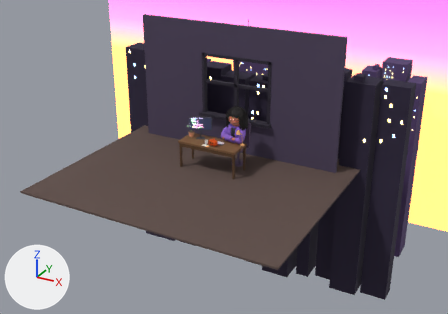
What one commit did to the Blender file reels/design-reel/episode.blend.
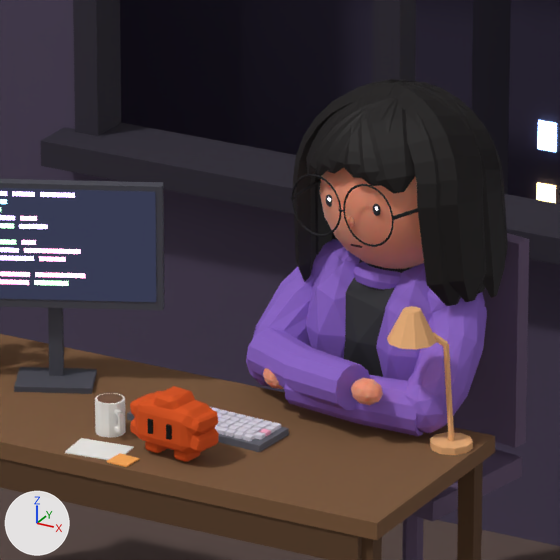
Old and new are each drawn from a 50 mm lens placed at (7.6, -13.18, 6.99), pointed at (0.4, -0.09, 0.45) and again close up on the part from 43% to 57% of the width and 31% to 50% of the height. Lighting does not change. The marker at lower left points along +X, +Y and +Z. The last two pictures show the newer version. Both versions are drawn at frame 775 of the action 'Human_PupilsAction'; the numbers are the values there.

Names of what the first close-up shows: 'City_Near_Buildings', 'Desk_Apron', 'Desk_Top', 'Floor', 'Human_Body', 'Human_Chair', 'Human_Hair', 'Human_HeadMesh', 'Mascot_Body', 'Monitor_Screen', 'Wall', 'Window_Frame' and 23 more.
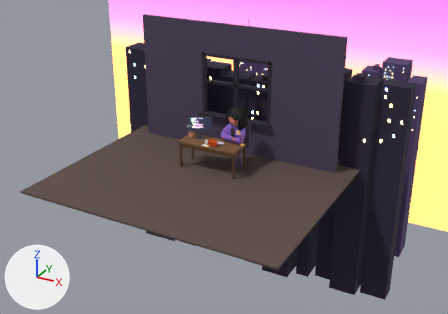
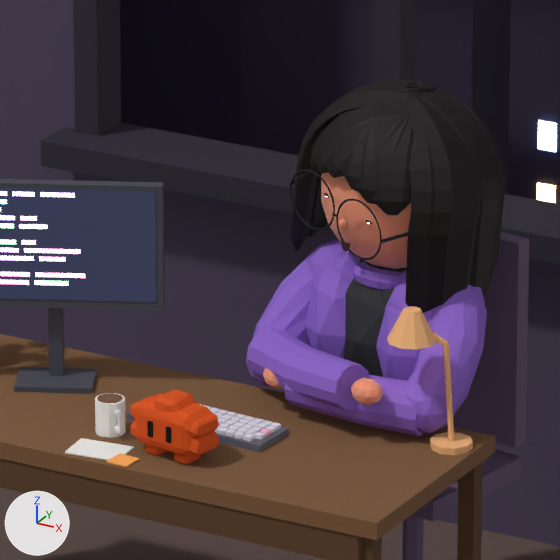
ob_human_head is not drawn itself; it is the parent of ob_human_headmesh, ob_human_eyewhites, ob_human_pupils, ob_human_eyelids, ob_human_lashes, ob_human_blush, ob_human_eyebrows, ob_human_mouth.
ob_mascot_root is not drawn itself; it is the parent of ob_mascot_bounce.
ob_mascot_bounce is not drawn itself; it is the parent of ob_mascot_body, ob_mascot_focustarget.

The change, as a diff of the scene's bpy script:
```diff
--- a/reels/design-reel/episode.blend.py
+++ b/reels/design-reel/episode.blend.py
@@ ob_human_head @@
 ob_human_head.location = (0.0, 0.0, 1.355)
-ob_human_head.rotation_euler = (-0.00855, -0.075, -0.02)  # degrees (-0.5, -4.3, -1.1)
+ob_human_head.rotation_euler = (0.0767, 0.206, -0.12)  # degrees (4.4, 12, -6.9)
 ob_human_head.scale = (1.08, 1.08, 1.08)
@@ ob_mascot_root @@
 ob_mascot_root.location = (0.14, -0.201, 0.75)
-ob_mascot_root.rotation_euler = (0.0, 0.0, -0.158)  # degrees (0, 0, -9.1)
+ob_mascot_root.rotation_euler = (0.0, 0.0, -0.175)  # degrees (0, 0, -10)
@@ ob_mascot_bounce @@
 ob_mascot_bounce.parent = ob_mascot_root
-ob_mascot_bounce.location = (0.0, 0.0, 0.0078)
+ob_mascot_bounce.location = (0.0, 0.0, 0.0)
```

Where the change shows, as pixel boxes [x1, y1, x2, y2] in the close-ups (560 x 560 px):
'Human_Hair', turned
    before: [293, 79, 508, 306]
    after: [289, 79, 505, 313]
'Human_HeadMesh', turned
    before: [320, 168, 424, 269]
    after: [321, 172, 411, 269]
'Mascot_Body', turned, moved
    before: [130, 386, 219, 454]
    after: [130, 389, 219, 457]
'Human_Glasses', turned
    before: [290, 174, 418, 247]
    after: [289, 166, 408, 260]
'Mascot_Feet', turned, moved
    before: [145, 442, 201, 462]
    after: [145, 444, 201, 464]
'Mascot_Eyes', turned, moved
    before: [147, 419, 172, 440]
    after: [147, 421, 171, 443]
'Human_Pupils', turned
    before: [325, 195, 381, 216]
    after: [323, 193, 373, 224]
'Human_Mouth', turned
    before: [351, 244, 362, 248]
    after: [341, 240, 350, 252]
